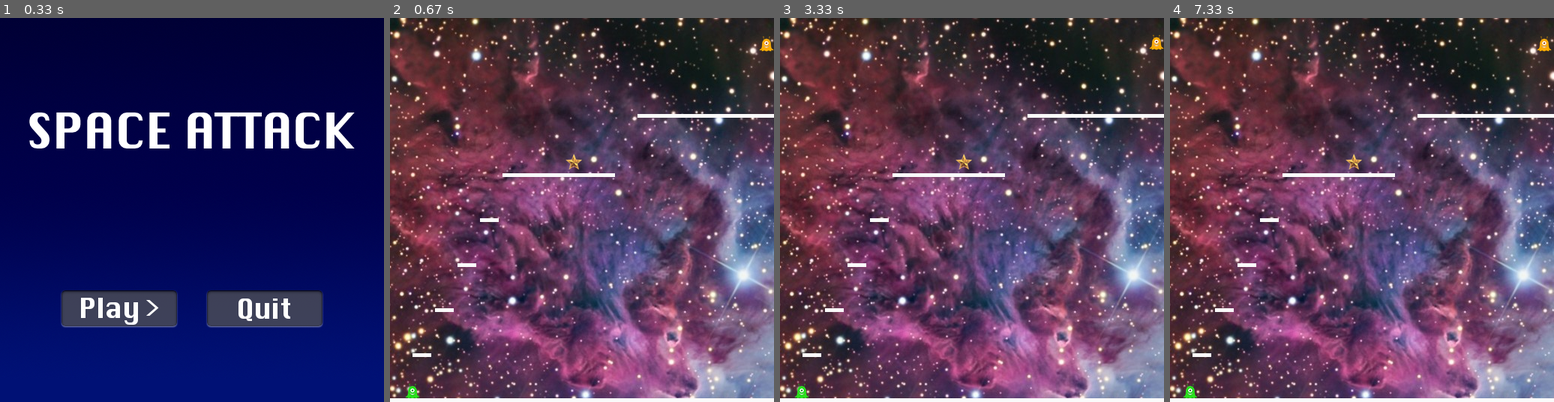
Above: before the commit, frames 1-4 (left to right).
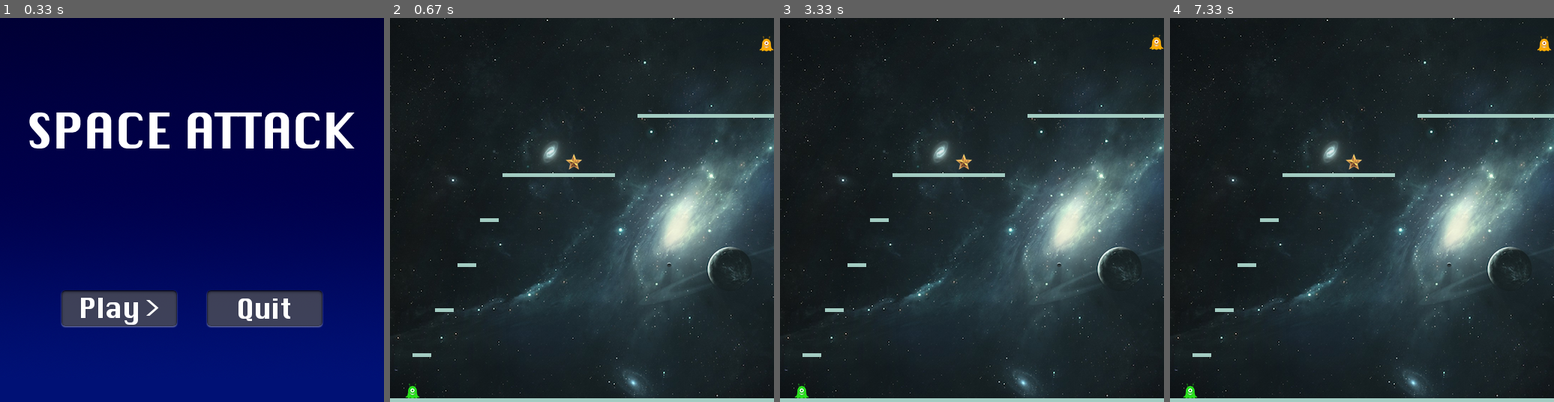
Above: after the commit, the same moments.

Repository: ezfe/Space-Attack
Game: pygame game, started from Space-Attack/main.py
The game is run twice, just before and just after one commit, with the same random seed, the same clock (stepped at 60 frames per second) and the same inputs.
Inputs (mouse positions are in pixels of both pictures, inside the frame that each line leads up to):
- Up to frame 1 (0.33 s): no input
- Up to frame 2 (0.67 s): click (509, 309) at 0.4 s
- Up to frame 3 (3.33 s): hold Right 0.67-1.13 s; hold Up 1.17-1.47 s; hold W 1.17-1.47 s; tap Space at 1.23, 2.97 s; hold A 2.9-3.3 s
- Up to frame 4 (7.33 s): hold Up 3.33-3.7 s; hold W 3.33-3.7 s; tap Space at 3.4, 4.87, 5.17, 5.37, 5.67, 6.7, 7, 7.27 s; hold Left 4.8-5.27 s; hold A 4.8-5.27 s; hold Right 5.3-5.77 s; hold D 5.3-5.77 s; hold A 6.63-7.17 s; hold Left from 7.2 s (still down); hold A from 7.2 s (still down)

Frame 1 is identical in both runs. In frame 2, 87% of the frame differs, in the area x 0-100%, y 0-100%; in frame 3, 87%; in frame 4, 87%.

Commit message:
new background, new wall color

Diff:
--- a/Space-Attack/main.py
+++ b/Space-Attack/main.py
@@ -176,7 +176,7 @@
 
         for wall in self.level['walls']:
             self.wall = Wall(wall['x'],wall['y'],wall['width'],wall['height'],self.spritegroup)
-            self.wall.color = (250,250,250)
+            self.wall.color = (163,204,194)
             self.wall.draw()
 
 class Wall(Actor):
@@ -295,9 +295,11 @@
                 self.y -= myapp.height
         else:
             if self.y < 0:
-                self.y = 0
+                #self.y = 0
+                pass
             elif self.y > myapp.height:
-                self.y = myapp.height - 15
+                #self.y = myapp.height - 15
+                myapp.die()
 
     def moveRight(self):
         if self.x < 497 and self.xVelocity < 8:
Binary file added: Original Images/Outer-Space-Wallpaper.jpg
Binary file changed: Space-Attack/images/levelbackground.png
